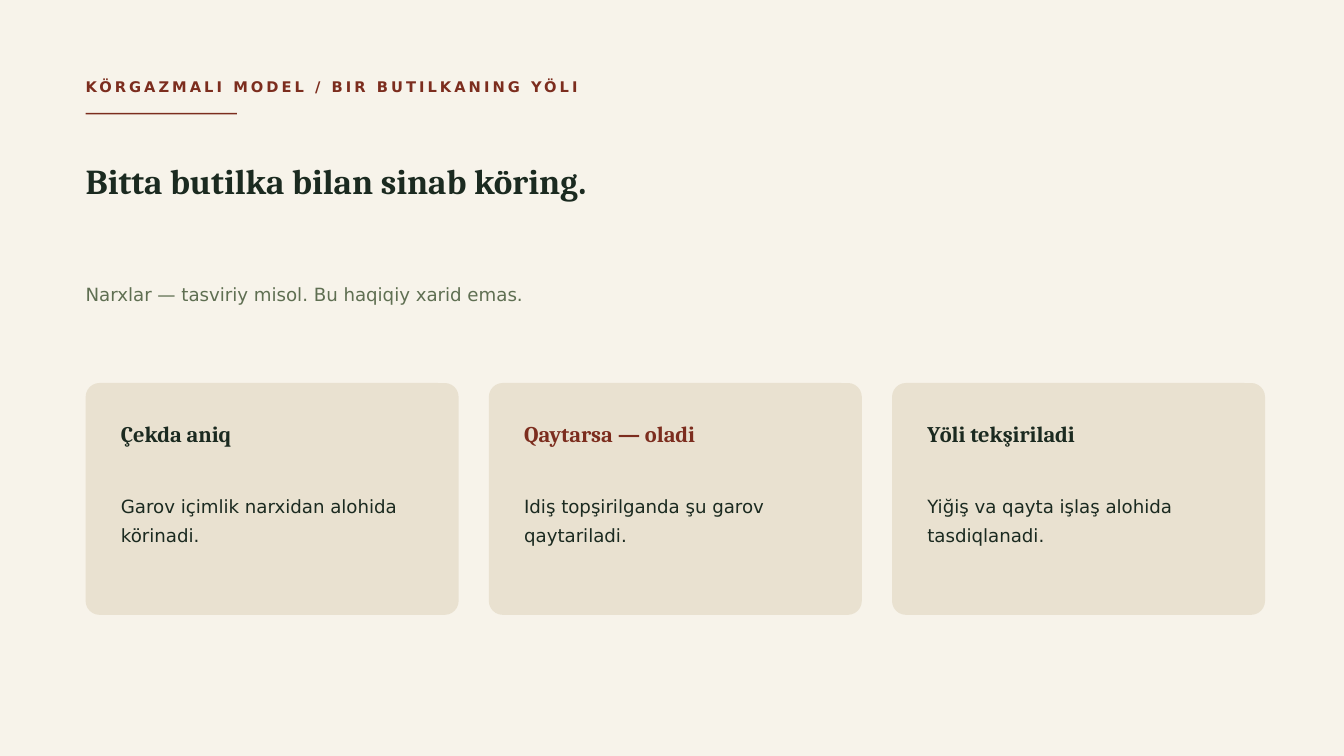
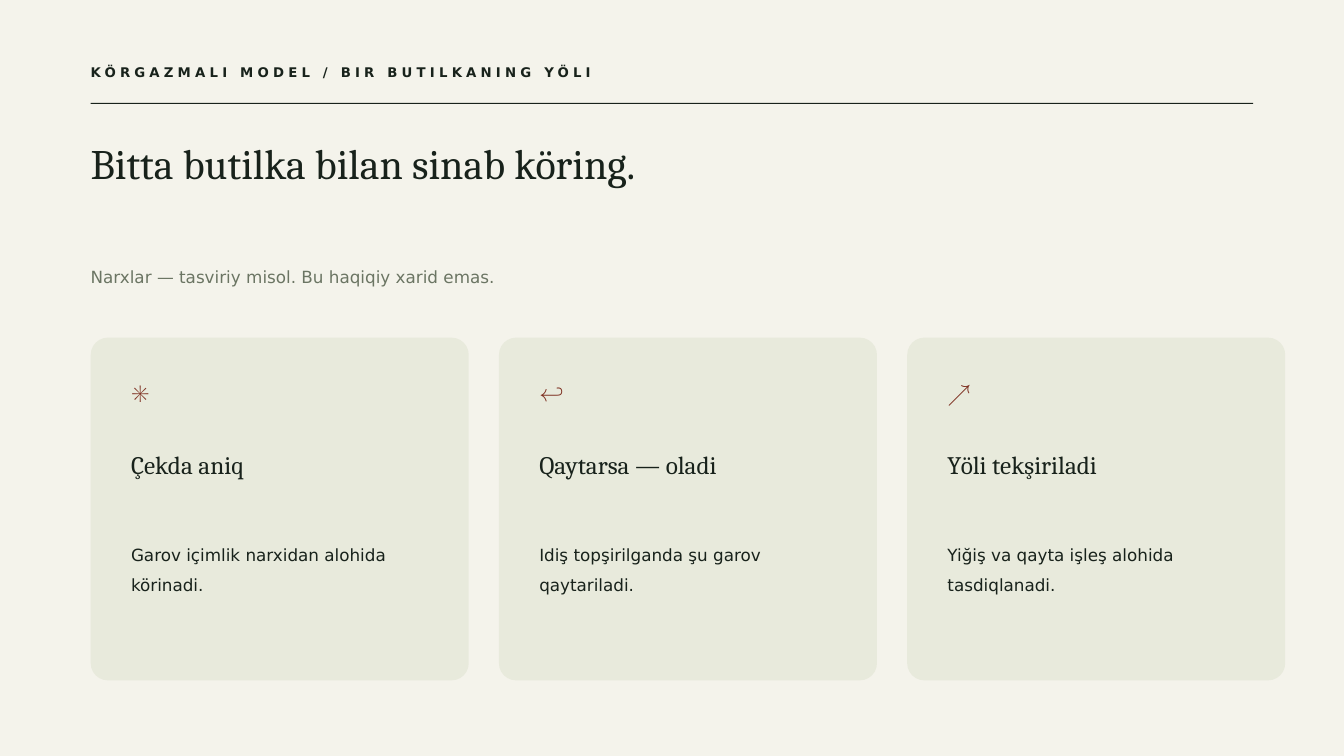
Before and after one commit to jasur-ai/brag, a slide deck: slide 7 of ekologiya-taqdimot.pptx (slide 11 before the commit). Drawn at 1344x756 pixels with LibreOffice and Linux fonts; fonts in the diff are those of the drawing. Boxes give left, top, right and bottom in pixels: in the first picture for what was removed or moved away, otherwise in the second. Text is boxed around its words. In the diff, an @@ line names an element or a change of style, - is before the commit and + after.

Commit message:
deck: saytni PPT ga aylantirish — sayt klon ko‘rinishi (16 slayd, 281 animatsiya)
- slaydlar sayt seksiyalari tartibida: hero (mountains.jpg) → plastikning yöli
  (eco-river) → qutiga tuşdi → taşlaş emas → ikkita taqdir (fork lentalari + marquee)
  → journey ticket (mahalla gravürasi + garov cheki) → uch karta → garov avtomati
  → tört tomon → ÖZBEKISTON RAQAMLARI → JAHON → Litva 100/92 shisha turi
  → 91,9/85/31 halqalar → chegara → manbalar → yakun
- sayt ranglari: paper F4F3EB / ink 18221B / cream E9DDC6 / rust 7C2D1E
- sayt rasmlari embedded: mountains.jpg, eco-river-illustration.png,
  eco-mahalla-engraving.png (credits.json dagi AI ishlar — screenshot emas)
- animatsiyalar native: scattered letters compose, ring wheel, grow count-up,
  fork wipe, marquee fly, scan stretch, coins motion, bottle grid zoom (har biri bitta marta)
- tekshiruv: 16/16 slayd, 13 tur trans, 15 tur effekt, 281 effekt, alfavit toza

```diff
--- a/ekologiya-taqdimot.pptx
+++ b/ekologiya-taqdimot.pptx
@@ background #F7F3EA to #F4F3EB @@
@@ text "KÖRGAZMALI MODEL / BIR BUTILKANING ...": place and size @@
-text "KÖRGAZMALI MODEL / BIR BUTILKANING ..." at (86, 76, 892, 106)
+text "KÖRGAZMALI MODEL / BIR BUTILKANING ..." at (91, 66, 590, 77)
@@ text "KÖRGAZMALI MODEL / BIR BUTILKANING ..." at (91, 66, 590, 77): size 10.5 to 9.5 pt, text colour #7C2D1E to #18221B, letter spacing 2.2 to 3 pt @@
@@ rectangle removed at (86, 113, 237, 114) @@
@@ rectangle added at (91, 103, 1253, 104), fill #18221B @@
@@ text "Bitta butilka bilan sinab köring.": place and size @@
-text "Bitta butilka bilan sinab köring." at (86, 169, 586, 202)
+text "Bitta butilka bilan sinab köring." at (91, 150, 635, 189)
@@ text "Bitta butilka bilan sinab köring." at (91, 150, 635, 189): size 25 to 30 pt, text colour #1B2A20 to #18221B, bold off; line spacing 1.08 to 1.02 @@
@@ text "Narxlar — tasviriy misol. Bu ...": place and size @@
-text "Narxlar — tasviriy misol. Bu ..." at (86, 287, 522, 305)
+text "Narxlar — tasviriy misol. Bu ..." at (91, 270, 494, 287)
@@ text "Narxlar — tasviriy misol. Bu ..." at (91, 270, 494, 287): size 13 to 12 pt, text colour #5F6F52 to #6B7563; line spacing 1.3 to 1.5 @@
@@ rounded rectangle: place and size @@
-rounded rectangle at (86, 383, 459, 615)
+rounded rectangle at (91, 338, 469, 681)
@@ rounded rectangle: place and size @@
-rounded rectangle at (489, 383, 862, 615)
+rounded rectangle at (499, 338, 877, 681)
@@ fill #E9E1D0 to #E8EADC; proportions changed in 3 elements at (91, 338, 469, 681), (499, 338, 877, 681), (907, 338, 1286, 681) @@
@@ rounded rectangle: place and size @@
-rounded rectangle at (892, 383, 1265, 615)
+rounded rectangle at (907, 338, 1286, 681)
@@ text added at (131, 378, 192, 429), 17 pt, text #7C2D1E @@
+✳
@@ text added at (539, 378, 600, 429), 17 pt, text #7C2D1E @@
+↩
@@ text added at (948, 378, 1008, 429), 17 pt, text #7C2D1E @@
+↗
@@ text "Çekda aniq": place and size @@
-text "Çekda aniq" at (121, 426, 232, 447)
+text "Çekda aniq" at (131, 456, 243, 480)
@@ text "Çekda aniq" at (131, 456, 243, 480): size 16 to 18 pt, text colour #1B2A20 to #18221B, bold off; line spacing 1.08 to 1.02 @@
@@ text "Qaytarsa — oladi": place and size @@
-text "Qaytarsa — oladi" at (524, 426, 695, 447)
+text "Qaytarsa — oladi" at (539, 456, 717, 480)
@@ text "Qaytarsa — oladi" at (539, 456, 717, 480): size 16 to 18 pt, text colour #7C2D1E to #18221B, bold off; line spacing 1.08 to 1.02 @@
@@ text "Yöli tekşiriladi" at (947, 456, 1097, 479): size 16 to 18 pt, text colour #1B2A20 to #18221B, bold off; line spacing 1.08 to 1.02 @@
@@ text "Yöli tekşiriladi": place and size @@
-text "Yöli tekşiriladi" at (927, 426, 1075, 447)
+text "Yöli tekşiriladi" at (947, 456, 1097, 479)
@@ text "Garov içimlik narxidan alohida körinadi.": place and size @@
-text "Garov içimlik narxidan alohida körinadi." at (121, 499, 397, 543)
+text "Garov içimlik narxidan alohida körinadi." at (131, 548, 385, 592)
@@ text "Garov içimlik narxidan alohida körinadi." at (131, 548, 385, 592): size 13 to 12 pt, text colour #1B2A20 to #18221B; line spacing 1.3 to 1.5 @@
@@ text "Idiş topşirilganda şu garov qaytariladi." at (539, 548, 761, 595): size 13 to 12 pt, text colour #1B2A20 to #18221B; line spacing 1.3 to 1.5 @@
@@ text "Idiş topşirilganda şu garov qaytariladi.": place and size @@
-text "Idiş topşirilganda şu garov qaytariladi." at (524, 499, 764, 546)
+text "Idiş topşirilganda şu garov qaytariladi." at (539, 548, 761, 595)
@@ text at (947, 548, 1173, 595): text changed; size 13 to 12 pt; text colour #1B2A20 to #18221B @@
-Yiğiş va qayta işlaş alohida tasdiqlanadi.
+Yiğiş va qayta işleş alohida tasdiqlanadi.
```
Also in this commit, not shown: 15 other slides changed, 4 slides removed, 1 other file.
